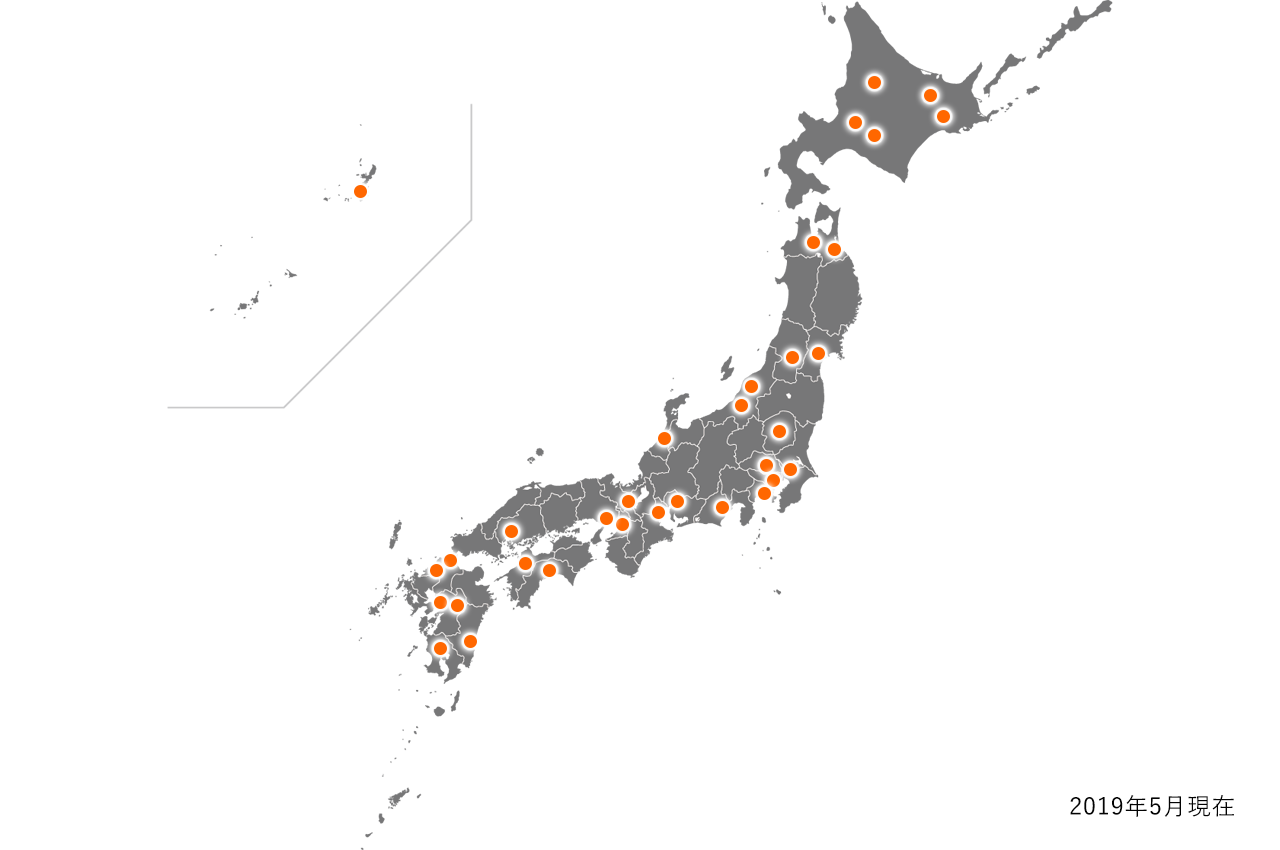
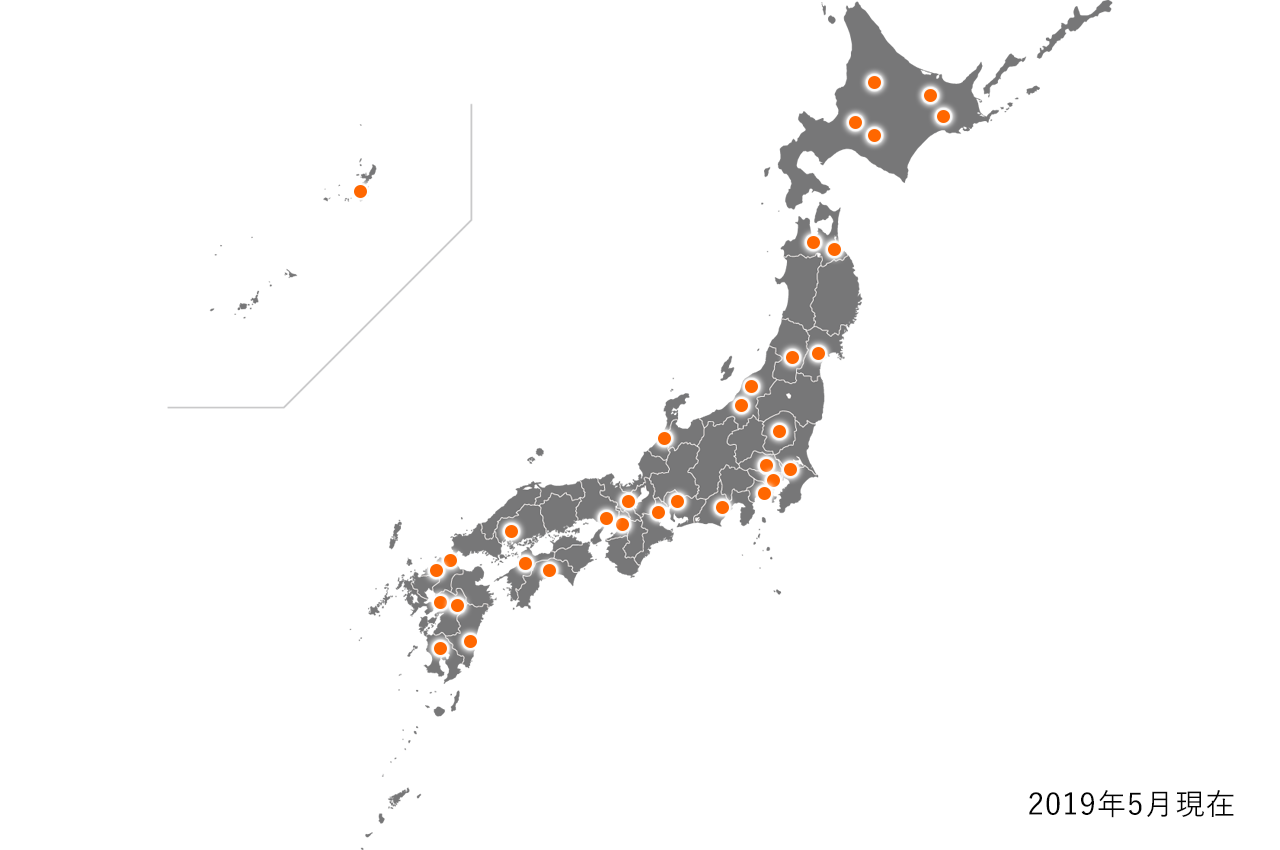
The second 1280 × 850 image is a revision of the first. Changes to its layers:
painted on "2019年5月現在" over [1029, 790, 1234, 818]
